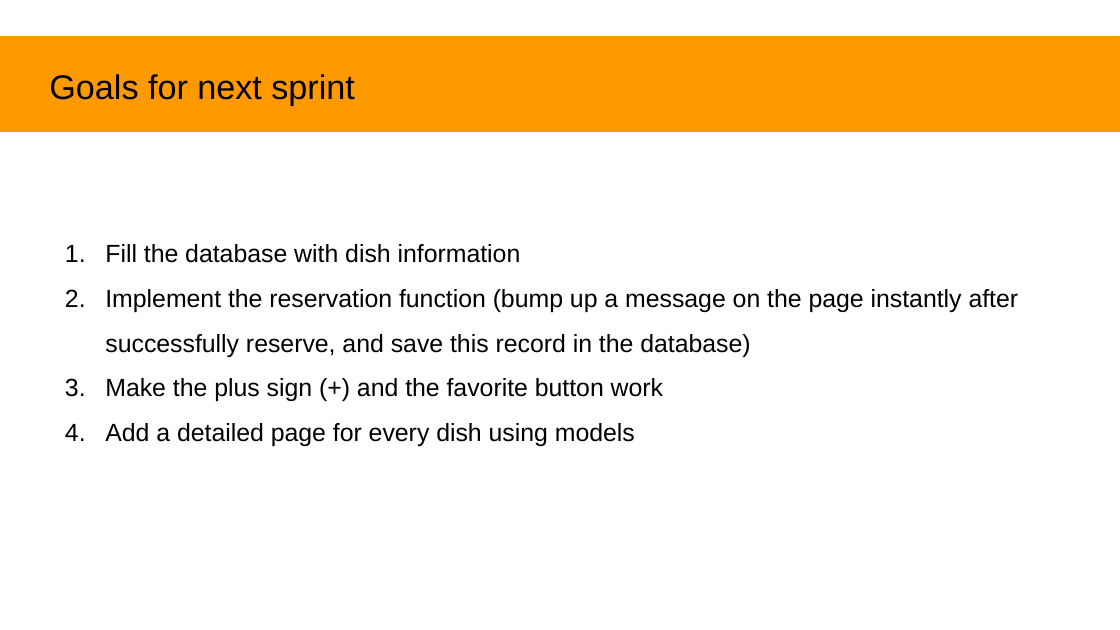
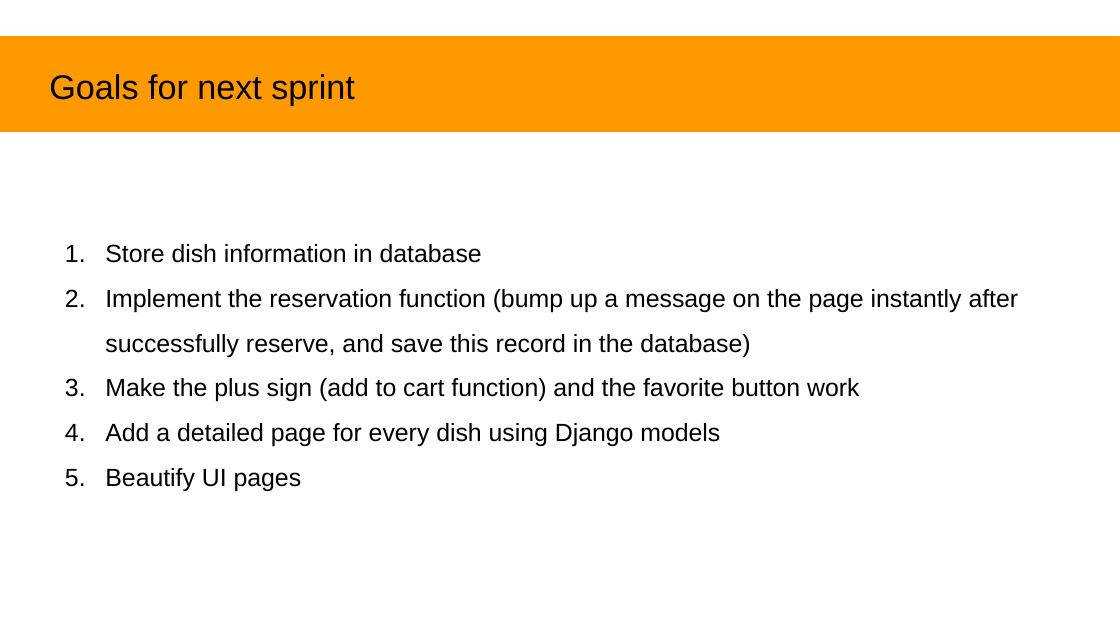
Before and after one commit to yuxuanwu17/Yummy, a slide deck: slide 7 of slides/First print.pptx. Drawn at 1120x630 pixels with LibreOffice and Linux fonts; fonts in the diff are those of the drawing. Boxes give left, top, right and bottom in pixels: in the first picture for what was removed or moved away, otherwise in the second. Text is boxed around its words. In the diff, an @@ line names an element or a change of style, - is before the commit and + after.

Commit message:
Make minor modifications on the slides - fix typo

```diff
--- a/slides/First print.pptx
+++ b/slides/First print.pptx
@@ text at bbox=[105, 244, 482, 263]: text changed @@
-1. Fill the database with dish information
+1. Store dish information in database
@@ text at bbox=[105, 378, 859, 491]: text changed @@
-3. Make the plus sign (+) and the favorite button work
-4. Add a detailed page for every dish using models
+3. Make the plus sign (add to cart function) and the favorite button work
+4. Add a detailed page for every dish using Django models
+5. Beautify UI pages
```
Also in this commit, not shown: 1 other slide changed.
